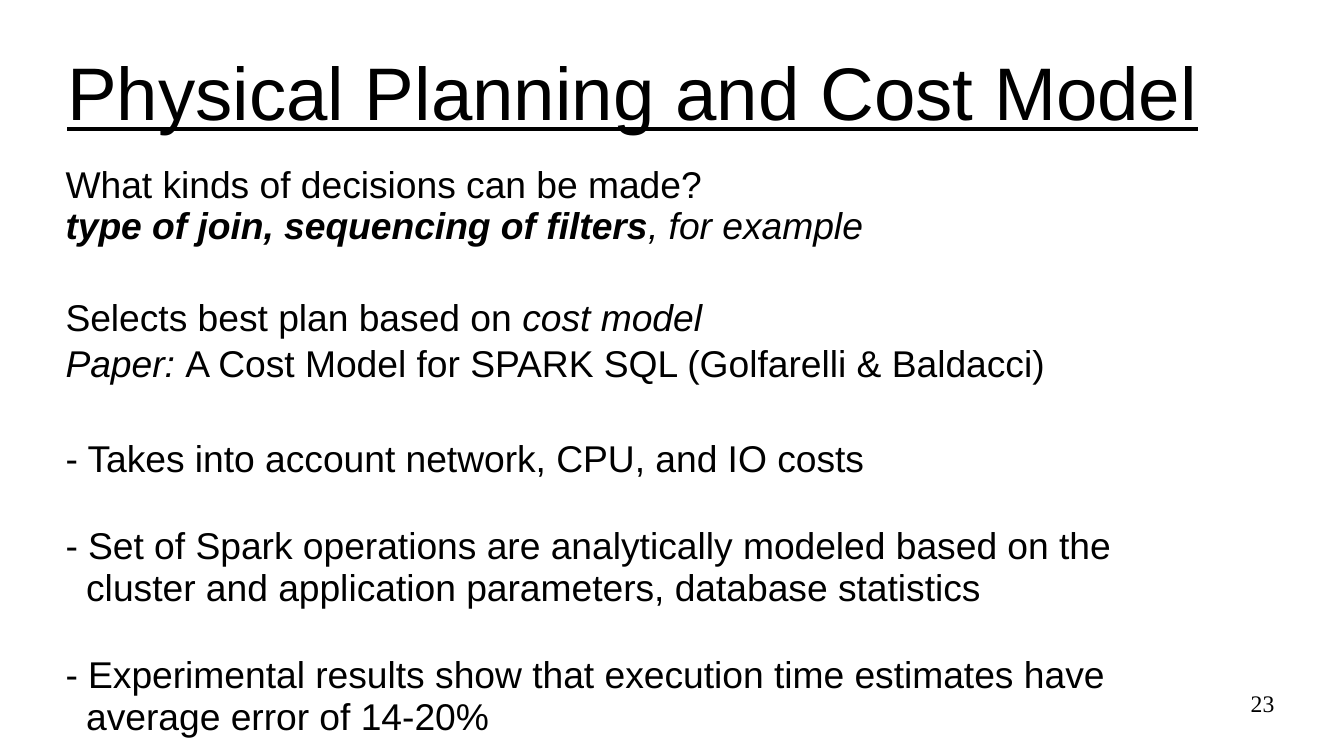
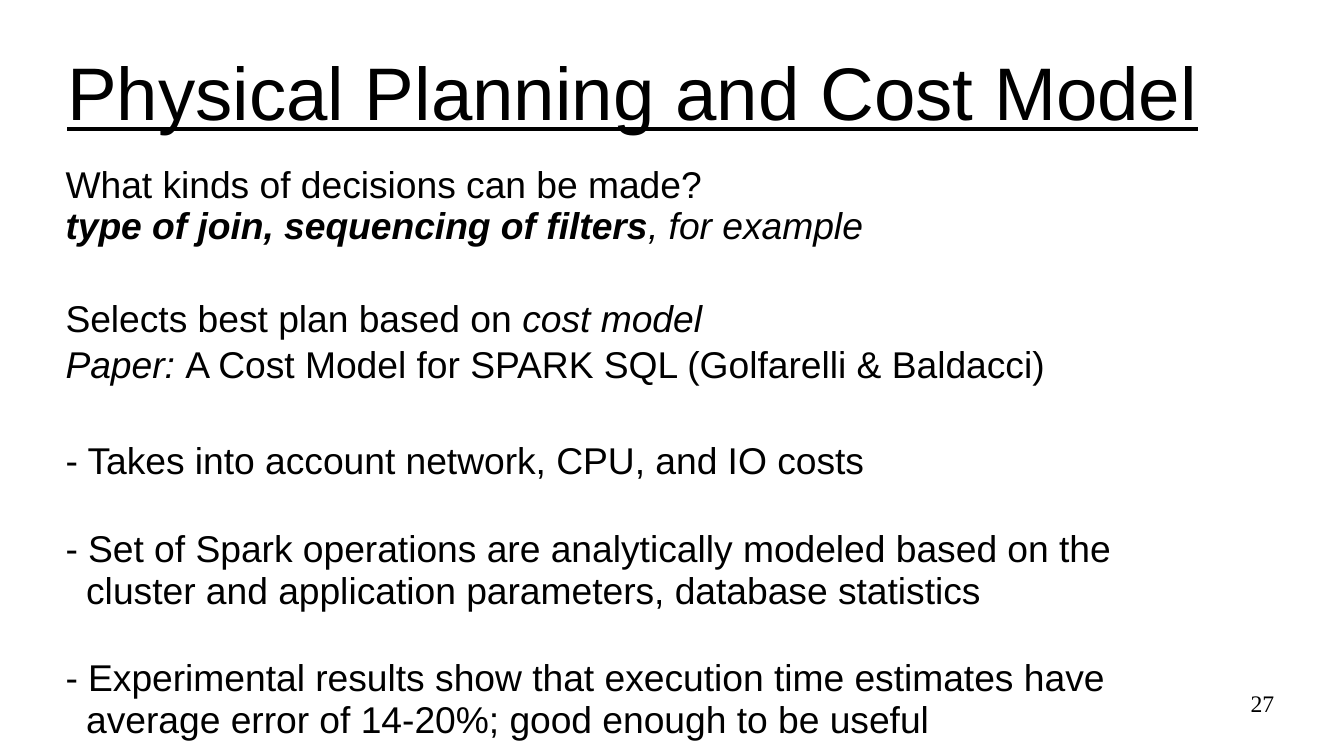
Before and after one commit to UVADS/distributed_computing, a slide deck: slide 27 of 03_dataframes_and_spark_sql/content_catalyst_optimizer/catalyst_optimizer_for_spark_sql.ppt (slide 23 before the commit). Drawn at 1344x756 pixels with LibreOffice and Linux fonts; fonts in the diff are those of the drawing. Boxes give left, top, right and bottom in pixels: in the first picture for what was removed or moved away, otherwise in the second. Text is boxed around its words. In the diff, an @@ line names an element or a change of style, - is before the commit and + after.

```diff
--- a/03_dataframes_and_spark_sql/content_catalyst_optimizer/catalyst_optimizer_for_spark_sql.ppt
+++ b/03_dataframes_and_spark_sql/content_catalyst_optimizer/catalyst_optimizer_for_spark_sql.ppt
@@ text at [86, 664, 1105, 741]: text changed @@
-- Experimental results show that execution time estimates have
-average error of 14-20%
+- Experimental results show that execution time estimates have
+average error of 14-20%; good enough to be useful
@@ page number at [1251, 696, 1275, 712]: text changed @@
-23
+27
```
Also in this commit, not shown: 6 other slides changed, 8 slides added, 3 slides removed.
